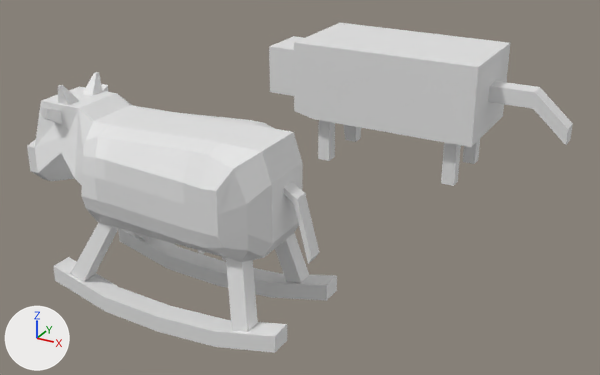
The FBX model RainbowTeapotGame/Assets/Models/vaca.FBX as it was, and as the next commit left it.
One viewpoint serves both versions: a 50 mm lens placed at (7.43, -18.21, 7.58), pointed at (-0.04, -4.62, 0.78). Arrows for +X, +Y and +Z are at lower left; the lights stay in place. Where no turn or scale is listed for an object, it has been applied to the vertices.
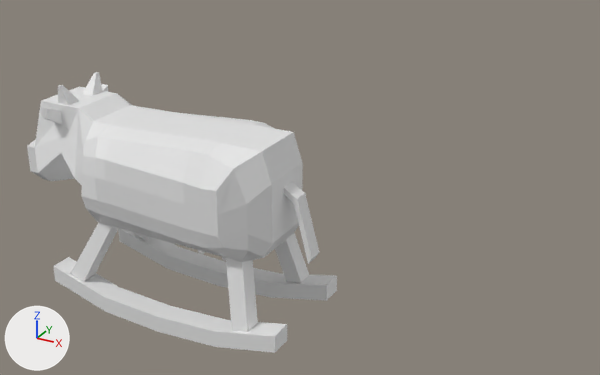
What differs and where, as boxes [x1, y1, x2, y2] in the pictures (600 x 375 px):
'Box001', deleted: before [269, 23, 573, 186]

The change, as a diff of the scene's bpy script:
```diff
--- a/RainbowTeapotGame/Assets/Models/vaca.FBX.py
+++ b/RainbowTeapotGame/Assets/Models/vaca.FBX.py
@@ ob_box001 @@
-ob_box001 = bpy.data.objects.new('Box001', me_mesh)
-ob_box001.location = (-1.22, -1.13, 0.0)
```
